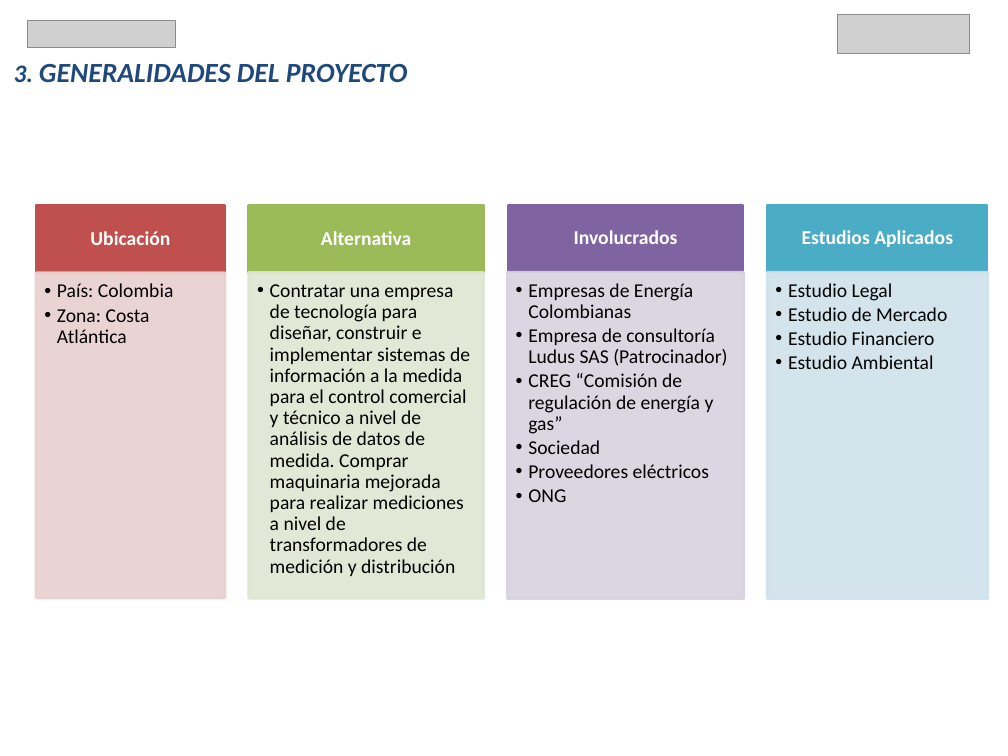
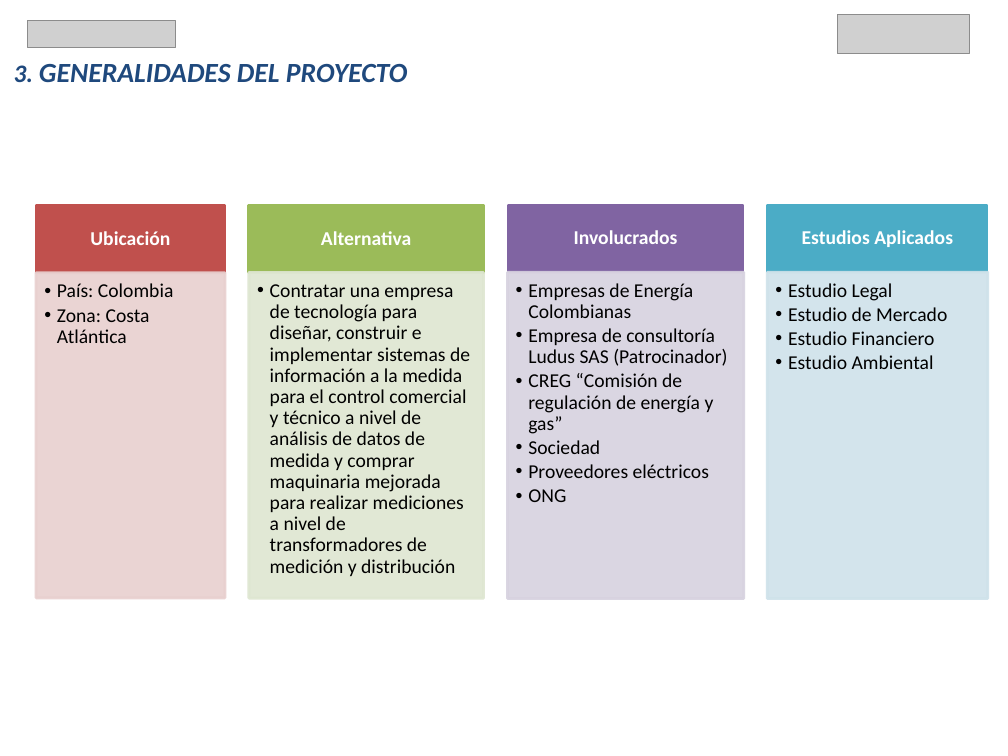
Before and after one commit to JuanCarlosReyesGuerrero/TFG_OBS, a slide deck: slide 5 of PresentacionTFM.pptx. Drawn at 1008x756 pixels with LibreOffice and Linux fonts; fonts in the diff are those of the drawing; grey boxes stand for pictures. Boxes give left, top, right and bottom in pixels: in the first picture for what was removed or moved away, otherwise in the second. Text is boxed around its words. In the diff, an @@ line names an element or a change of style, - is before the commit and + after.

Commit message:
Hernan

```diff
--- a/PresentacionTFM.pptx
+++ b/PresentacionTFM.pptx
@@ text at [270, 284, 470, 576]: text changed @@
-  •• Contratar una empresa de tecnología para diseñar, construir e implementar sistemas de información a la medida para el control comercial y técnico a nivel de análisis de datos de medida. Comprar maquinaria mejorada para realizar mediciones a nivel de transformadores de medición y distribución
+  •• Contratar una empresa de tecnología para diseñar, construir e implementar sistemas de información a la medida para el control comercial y técnico a nivel de análisis de datos de medida y comprar maquinaria mejorada para realizar mediciones a nivel de transformadores de medición y distribución
```
